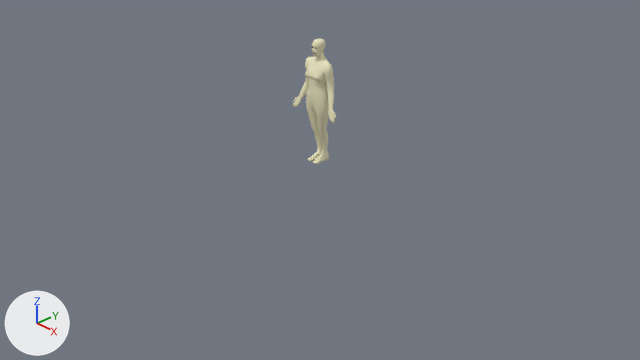
The Blender file Woman.blend, before and after one commit.
Camera for both pictures: the file's camera 'Camera'. Lighting does not change. The marker at lower left points along +X, +Y and +Z.

In view in the first picture: 'HumanFEmaleScale'.
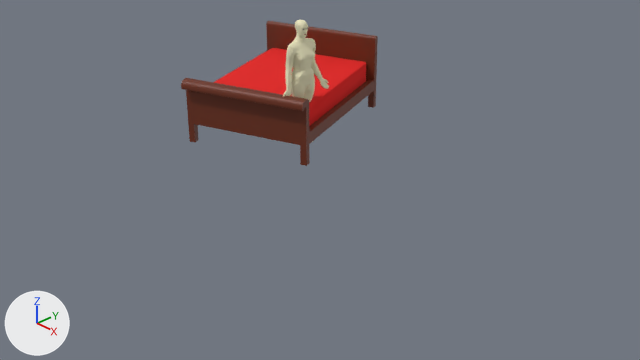
Patch to the scene script:
```diff
--- a/Woman.blend.py
+++ b/Woman.blend.py
@@ mat_material_001 @@
+mat_material_001 = principled_material('Material.001')
+mat_material_001.base_color = (0.8, 0.00889, 0.00727)  # red #e71815
+mat_material_001.roughness = 1.0
@@ mat_material @@
+mat_material = principled_material('Material')
+mat_material.base_color = (0.151, 0.0259, 0.00747)  # brown #6c2d15
+mat_material.roughness = 0.514
@@ me_cube_001 @@
+me_cube_001.from_pydata(...)  # a box spanning x -1.0..1.0, y -1.0..1.0, z -1.0..1.0
+me_cube_001.polygons.foreach_set('use_smooth', [True] * 6)
+me_cube_001.materials.append(mat_material_001)  # red #e71815
@@ me_cube @@
+me_cube.from_pydata(...)  # 264 vertices, 238 faces; spans x -1.11..1.21, y -0.86..0.86, z -0.01..1.13
+me_cube.polygons.foreach_set('use_smooth', [True] * 238)
+me_cube.materials.append(mat_material)  # brown #6c2d15
@@ me_woman @@
+me_woman.from_pydata(...)  # 1000 vertices, 959 faces; spans x -0.206..0.0, y -0.077..0.069, z 0.0..0.839
+# faces by material slot: [945, 14]
+me_woman.materials.append(mat_flesh)  # beige #eee8c3
+me_woman.materials.append(mat_lips)  # red #9e4833
@@ col_bed @@
+col_bed = bpy.data.collections.new('Bed')
+col_bed.objects.link(ob_bedframe)
+col_bed.objects.link(ob_mattress)
@@ ob_humanfemalescale @@
-ob_humanfemalescale = bpy.data.objects.new('HumanFEmaleScale', me_plane_001)
-ob_humanfemalescale.location = (0.0, 0.0, 0.0)
-ob_humanfemalescale.scale = (1.86, 1.86, 1.86)
-_m = ob_humanfemalescale.modifiers.new('Mirror', 'MIRROR')
@@ ob_mattress @@
+ob_mattress = bpy.data.objects.new('Mattress', me_cube_001)
+ob_mattress.location = (0.0, 0.0, 0.534)
+ob_mattress.scale = (1.01, 0.76, 0.2)
+_m = ob_mattress.modifiers.new('Bevel', 'BEVEL')
+_m.width = 0.07
+_m.width_pct = 0.07
+_m.segments = 4
+_m.limit_method = 'NONE'
@@ ob_bedframe @@
+ob_bedframe = bpy.data.objects.new('BedFrame', me_cube)
+ob_bedframe.location = (0.0, 0.0, 0.0)
@@ ob_woman @@
+ob_woman = bpy.data.objects.new('Woman', me_woman)
+ob_woman.location = (-0.325, 0.0, 0.159)
+ob_woman.rotation_euler = (0.0, 0.0, 1.571)  # degrees (0, 0, 90)
+ob_woman.scale = (1.86, 1.86, 1.86)
+_m = ob_woman.modifiers.new('Mirror', 'MIRROR')
@@ ob_bed @@
+ob_bed = bpy.data.objects.new('Bed', None)
+ob_bed.location = (-1.173, 0.491, 0.0)
+ob_bed.rotation_euler = (0.0, 0.0, -1.205)  # degrees (0, 0, -69)
+ob_bed.scale = (1.0, 1.0, 0.922)
+ob_bed.instance_type = 'COLLECTION'
+ob_bed.instance_collection = col_bed
```

Where the change shows, as pixel boxes [x1, y1, x2, y2] in the pictures (640 x 360 px):
'Bed', added
    after: [181, 21, 378, 166]
'HumanFEmaleScale', deleted (beige)
    before: [292, 38, 336, 164]
    faces in mat_flesh (beige #eee8c3): [292, 38, 336, 164]
'Woman', added (beige)
    after: [283, 20, 329, 142]
    faces in mat_flesh (beige #eee8c3): [283, 20, 329, 142]
